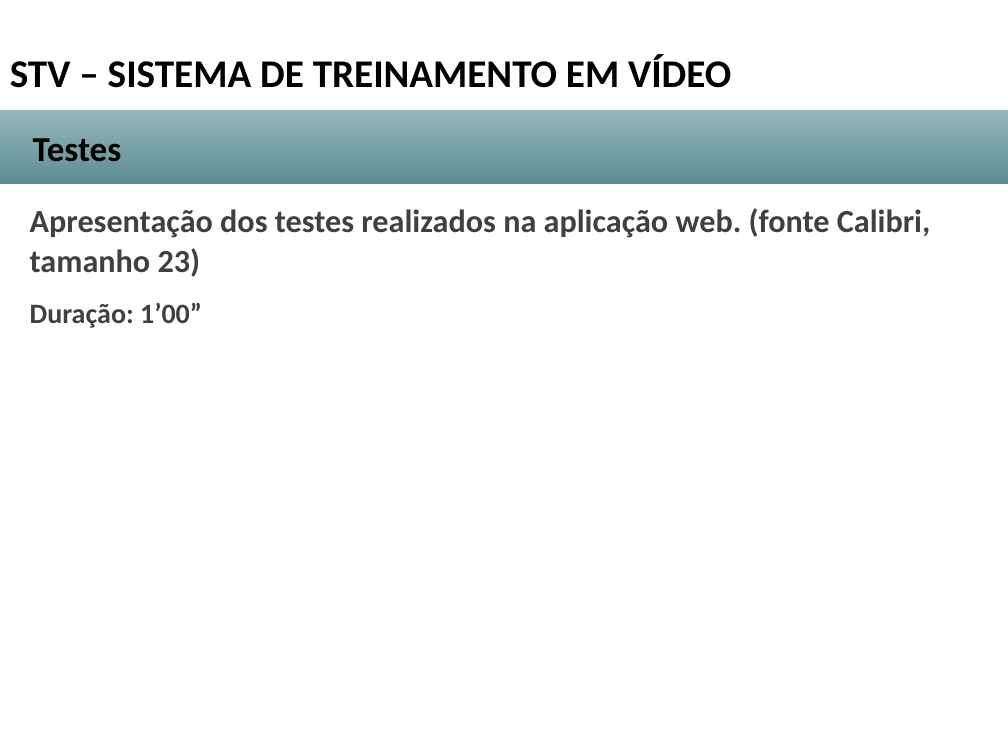
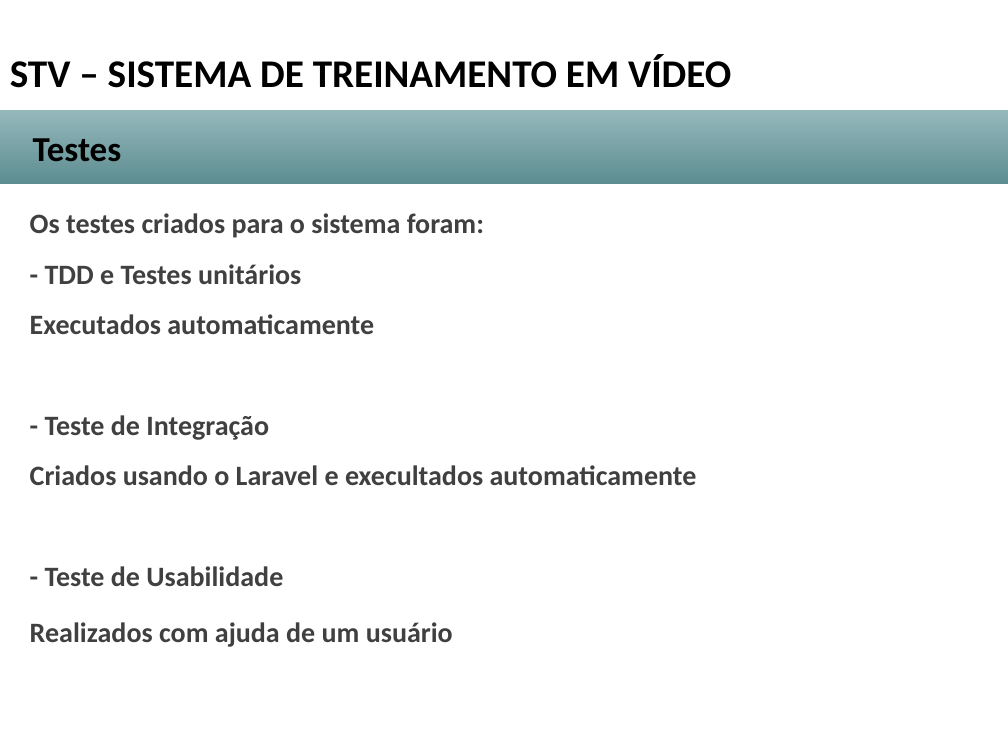
Before and after one commit to evaldoavelar/STV, a slide deck: slide 10 of puc/Apresentacao.odp. Drawn at 1008x756 pixels with LibreOffice and Linux fonts; fonts in the diff are those of the drawing; background and template pictures are left out. Boxes give left, top, right and bottom in pixels: in the first picture for what was removed or moved away, otherwise in the second. Text is boxed around its words. In the diff, an @@ line names an element or a change of style, - is before the commit and + after.

Commit message:
Ajuste Slide

```diff
--- a/puc/Apresentacao.odp
+++ b/puc/Apresentacao.odp
@@ text at [30,213,697,647]: text changed; size 23 to 20 pt @@
-Apresentação dos testes realizados na aplicação web. (fonte Calibri, tamanho 23)
-Duração: 1’00”
+Os testes criados para o sistema foram:
+- TDD e Testes unitários
+Executados automaticamente
+- Teste de Integração
+Criados usando o Laravel e execultados automaticamente
+- Teste de Usabilidade
+Realizados com ajuda de um usuário
```
